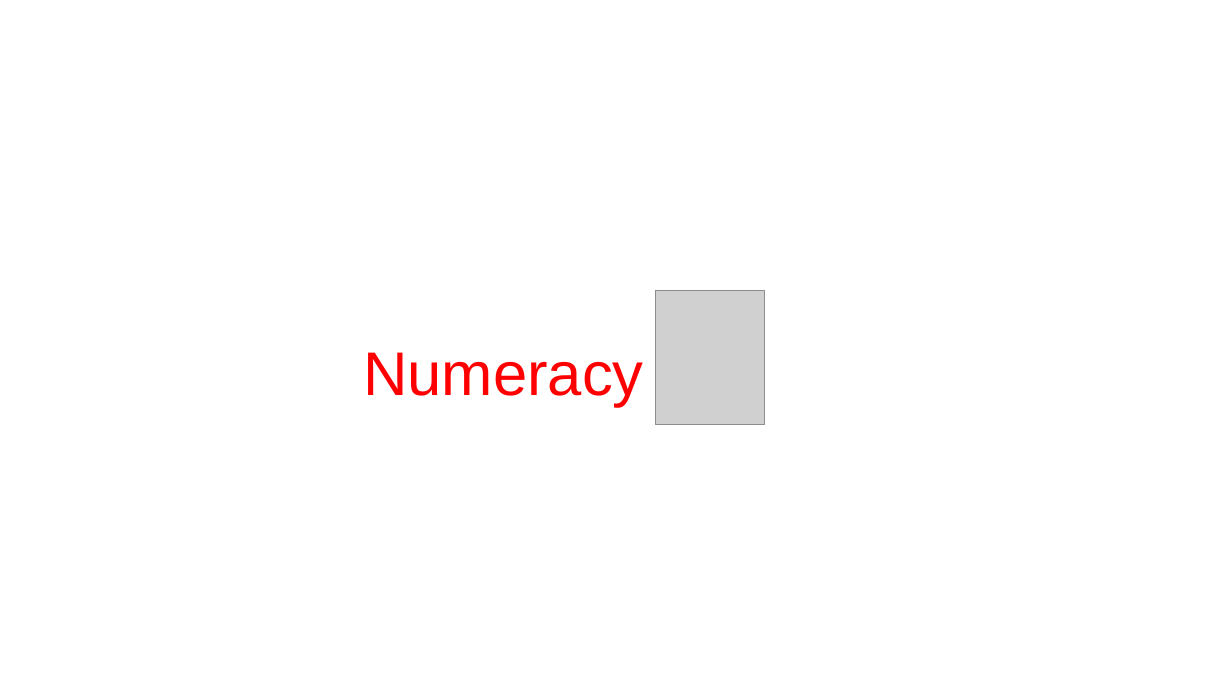
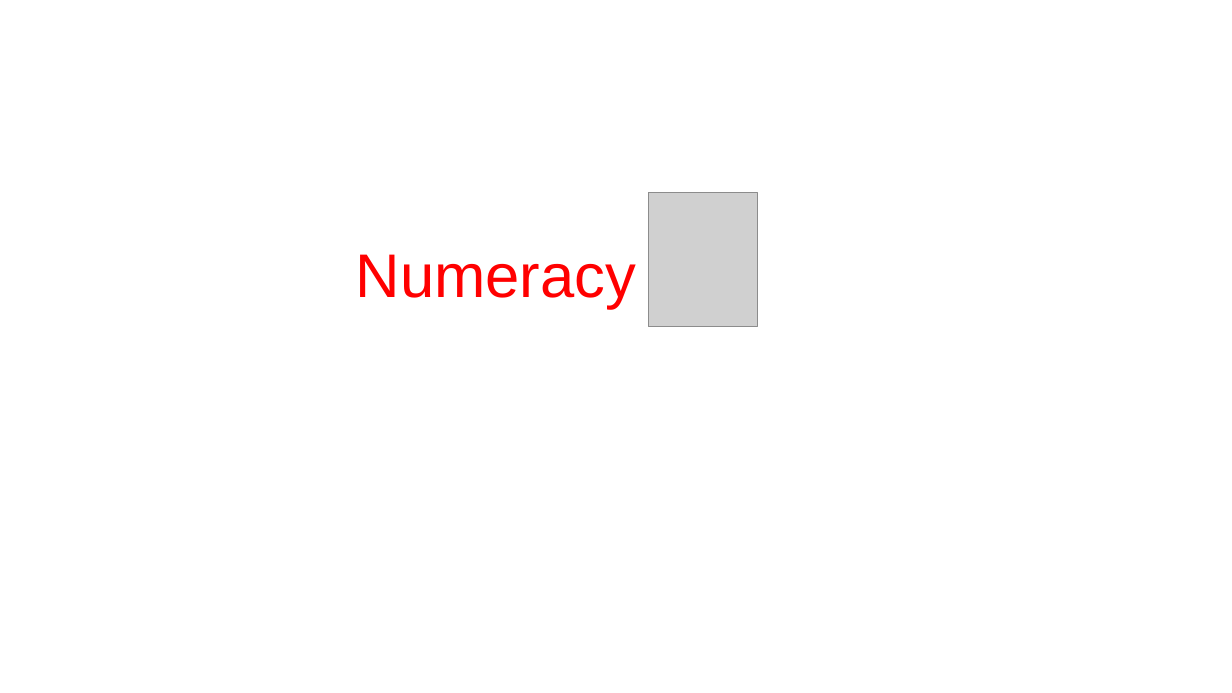
Before and after one commit to ahdar1/numbook, a slide deck: slide 3 of logo.pptx. Drawn at 1232x693 pixels with LibreOffice and Linux fonts; fonts in the diff are those of the drawing; grey boxes stand for pictures. Boxes give left, top, right and bottom in pixels: in the first picture for what was removed or moved away, otherwise in the second. Text is boxed around its words. In the diff, an @@ line names an element or a change of style, - is before the commit and + after.

```diff
--- a/logo.pptx
+++ b/logo.pptx
@@ picture: place and size @@
-picture at [655, 291, 764, 425]
+picture at [648, 193, 757, 327]
@@ text "Numeracy": place and size @@
-text "Numeracy" at [363, 352, 644, 407]
+text "Numeracy" at [356, 254, 637, 308]
```
Also in this commit, not shown: 1 slide added, 20 other files.
